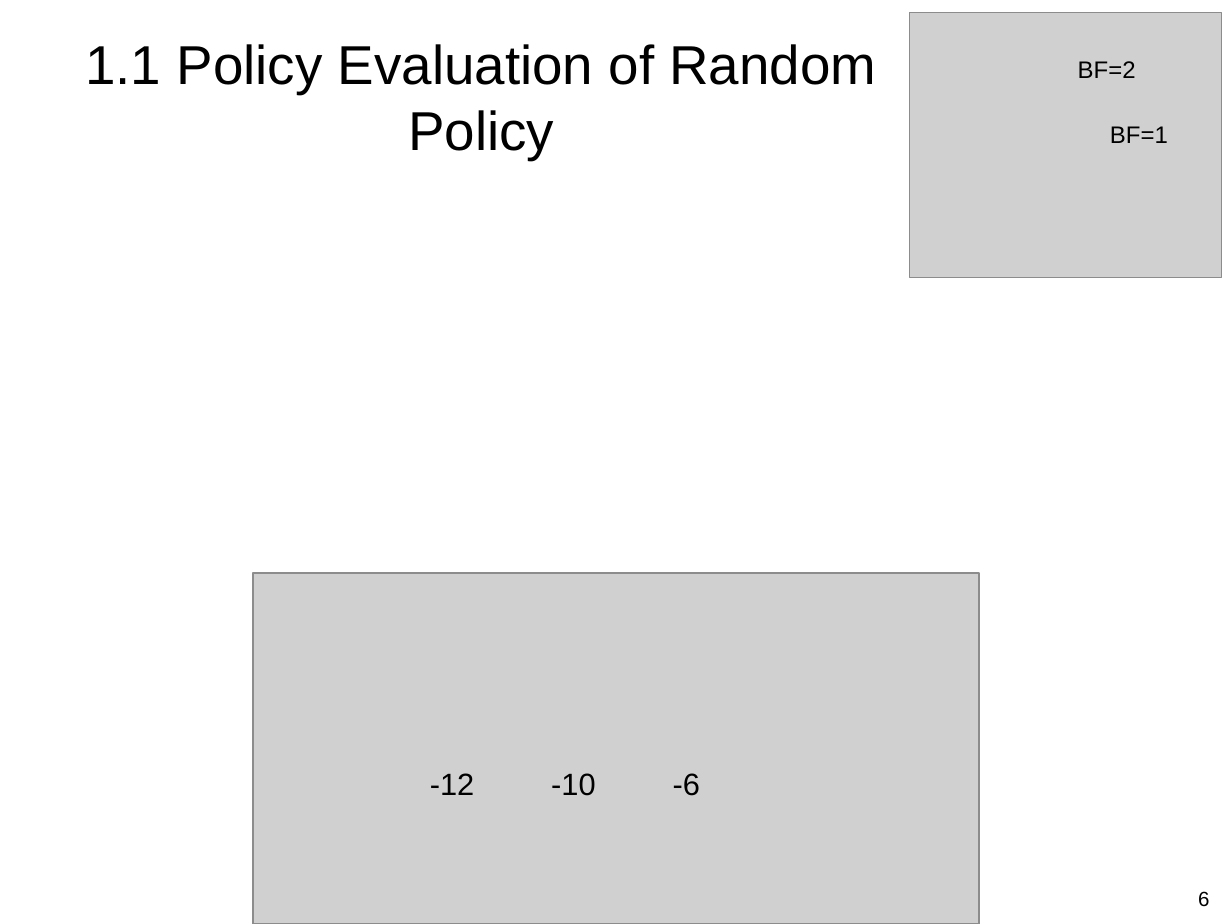
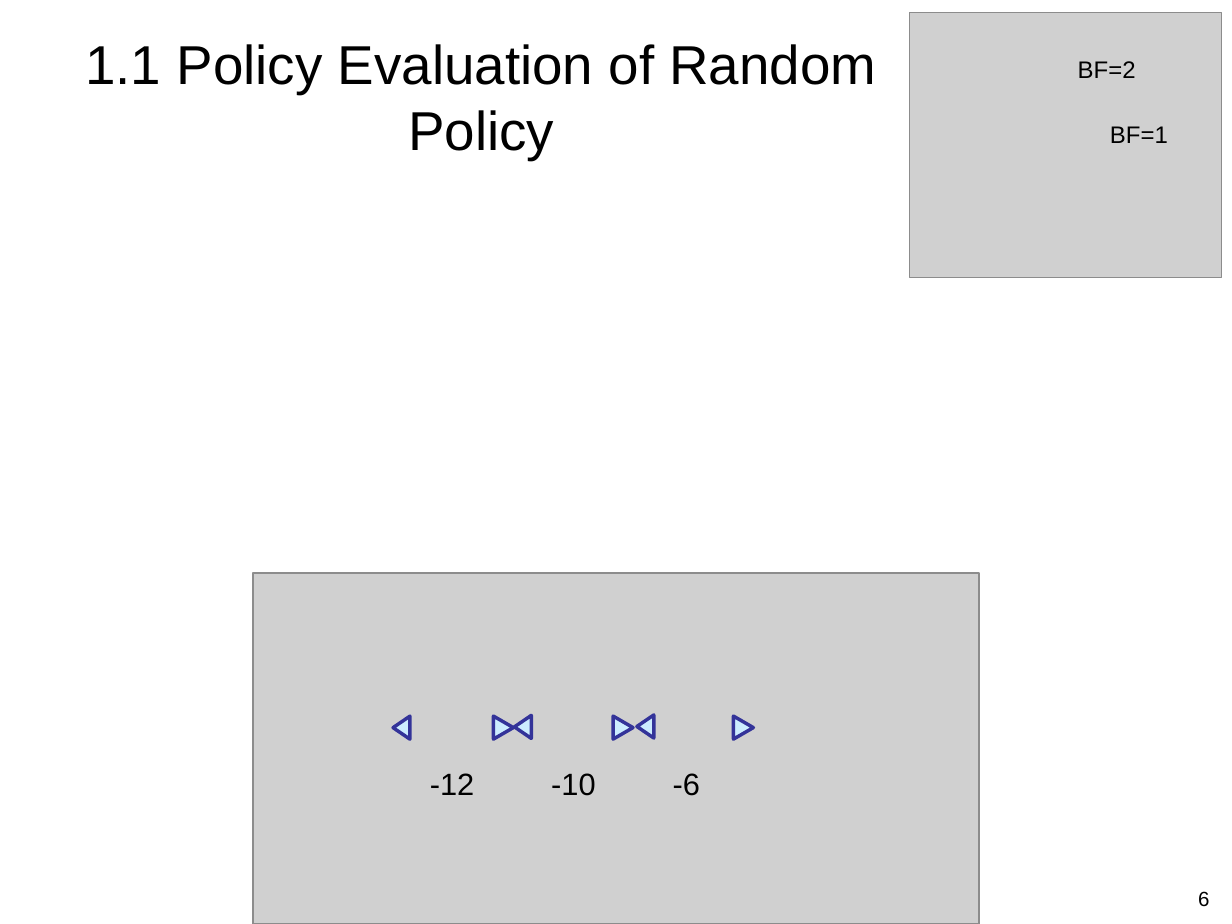
Before and after one commit to guzonghua/saav, a slide deck: slide 6 of PPTs/L7.2.X Linear Chain Example.pptx. Drawn at 1232x924 pixels with LibreOffice and Linux fonts; fonts in the diff are those of the drawing; grey boxes stand for pictures. Boxes give left, top, right and bottom in pixels: in the first picture for what was removed or moved away, otherwise in the second. Text is boxed around its words. In the diff, an @@ line names an element or a change of style, - is before the commit and + after.

```diff
--- a/PPTs/L7.2.X Linear Chain Example.pptx
+++ b/PPTs/L7.2.X Linear Chain Example.pptx
@@ triangle added at (x1=392, y1=716, x2=410, y2=740), fill #CCECFF, outline #333399 2 pt @@
@@ triangle added at (x1=493, y1=716, x2=513, y2=740), fill #CCECFF, outline #333399 2 pt @@
@@ triangle added at (x1=514, y1=715, x2=532, y2=739), fill #CCECFF, outline #333399 2 pt @@
@@ triangle added at (x1=613, y1=716, x2=633, y2=740), fill #CCECFF, outline #333399 2 pt @@
@@ triangle added at (x1=636, y1=715, x2=654, y2=739), fill #CCECFF, outline #333399 2 pt @@
@@ triangle added at (x1=734, y1=716, x2=753, y2=740), fill #CCECFF, outline #333399 2 pt @@
```
Also in this commit, not shown: 1 other slide changed, 1 other file.
